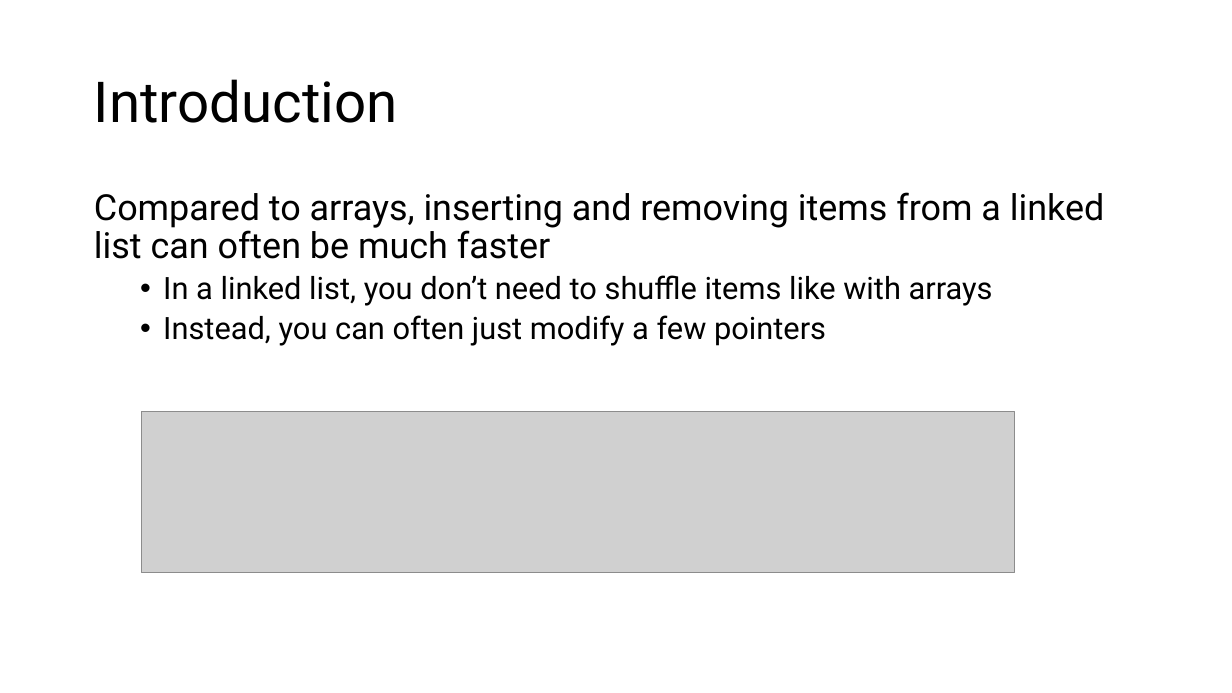
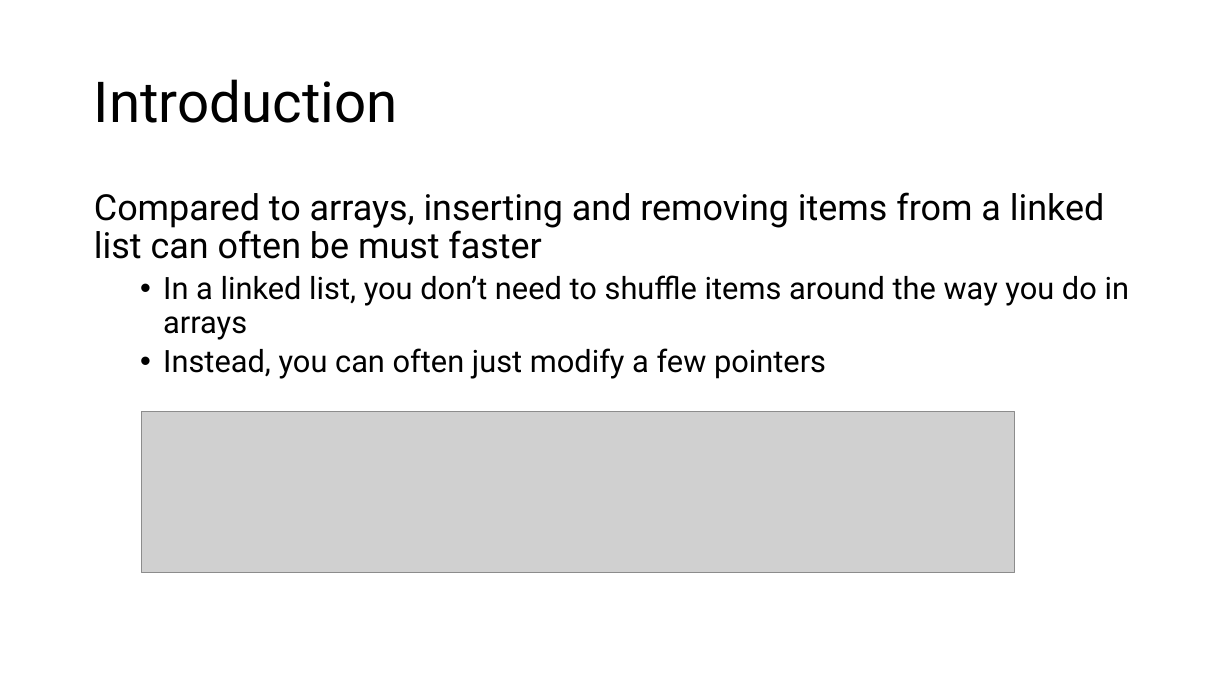
Before and after one commit to sotasota-sfu/cmpt225Summer2026, a slide deck: slide 3 of lectures/lecture2_3/lecture2.pptx. Drawn at 1232x693 pixels with LibreOffice and Linux fonts; fonts in the diff are those of the drawing; grey boxes stand for pictures. Boxes give left, top, right and bottom in pixels: in the first picture for what was removed or moved away, otherwise in the second. Text is boxed around its words. In the diff, an @@ line names an element or a change of style, - is before the commit and + after.

```diff
--- a/lectures/lecture2_3/lecture2.pptx
+++ b/lectures/lecture2_3/lecture2.pptx
@@ text at <box>94,192,1129,340</box>: text changed @@
-Compared to arrays, inserting and removing items from a linked list can often be much faster
-  • In a linked list, you don’t need to shuffle items like with arrays
+Compared to arrays, inserting and removing items from a linked list can often be must faster
+  • In a linked list, you don’t need to shuffle items around the way you do in arrays
```
Also in this commit, not shown: 4 other slides changed, 4 slides removed, 24 other files.
